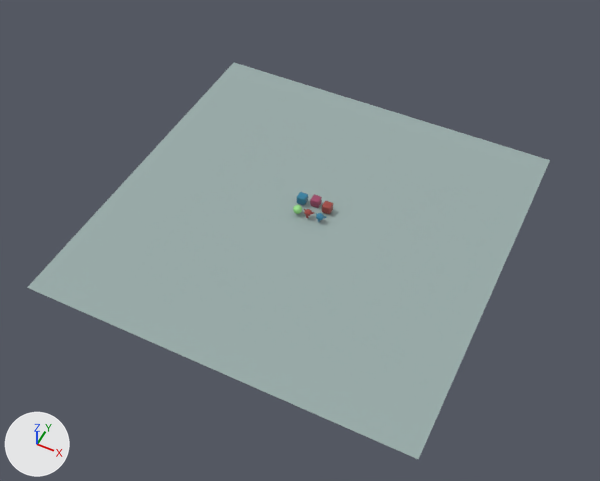
The glTF model docs/client/models/monkey.glb, before and after one commit.
One viewpoint serves both versions: a 50 mm lens placed at (54.6, -113.3, 131.6), pointed at (-1.4, -1.2, -8.5). The lights are fixed; the arrows at lower left show +X, +Y and +Z.

Objects in the first picture: 'BlueCube', 'Plane'.
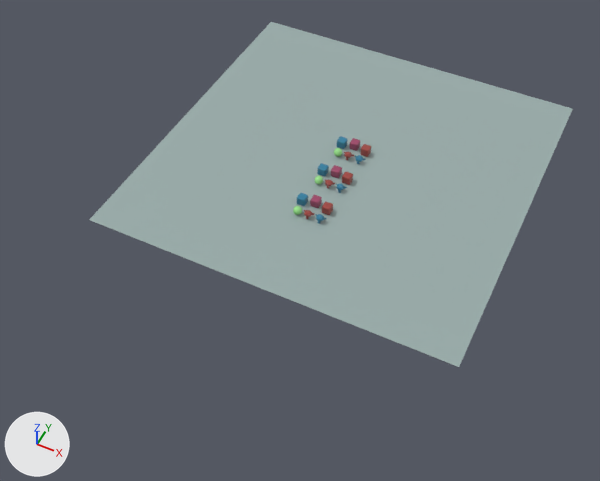
What differs and where, as boxes (x1, y1, x2, y2) in the pictures (600 x 481 px):
'Plane', moved: before (27, 63, 550, 459); after (89, 22, 573, 367)
'BlueCube', moved: before (297, 192, 308, 205); after (297, 193, 308, 206)
'PurpleCube.001', added: after (331, 165, 342, 178)
'Redcube.001', added: after (342, 172, 353, 185)
'BlueCube.001', added: after (318, 163, 329, 176)
'Redcube.002', added: after (360, 144, 371, 157)
'PurpleCube.002', added: after (350, 138, 360, 151)
'BlueCube.002', added: after (337, 136, 347, 149)
'GreenSphere.001', added: after (314, 176, 323, 184)
'GreenSphere.002', added: after (334, 148, 342, 157)
'Object.001', added: after (336, 183, 347, 193)
'Suzanne.001', added: after (325, 179, 335, 189)
'Object.002', added: after (355, 155, 365, 164)
'Suzanne.002', added: after (344, 152, 354, 160)

Diff of the bpy script that builds the scene:
```diff
--- a/docs/client/models/monkey.glb.py
+++ b/docs/client/models/monkey.glb.py
@@ ob_plane @@
 ob_plane = bpy.data.objects.new('Plane', me_plane)
-ob_plane.location = (0.0, -0.7, -1.3)
+ob_plane.location = (0.0, 20.4, -1.3)
 ob_plane.scale = (-42.6, -42.6, -42.6)
@@ ob_bluecube @@
 ob_bluecube = bpy.data.objects.new('BlueCube', me_cube_003)
-ob_bluecube.location = (-3.1, 3.4, 0.0)
+ob_bluecube.location = (-3.1, 3.4, -0.3)
@@ ob_bluecube_002 @@
+ob_bluecube_002 = bpy.data.objects.new('BlueCube.002', me_cube_003.copy())  # the mesh of ob_bluecube
+ob_bluecube_002.location = (-3.1, 24.5, -0.3)
@@ ob_redcube_002 @@
+ob_redcube_002 = bpy.data.objects.new('Redcube.002', me_cube_011)  # 384 vertices, 764 faces; spans x -1.0..1.0, y -1.0..1.0, z -1.0..1.0; in mat_material_005 (red #a04842)
+ob_redcube_002.location = (3.0, 24.5, -0.2)
@@ ob_object_002 @@
+ob_object_002 = bpy.data.objects.new('Object.002', me_mesh_001.copy())  # the mesh of ob_object
+ob_object_002.location = (2.8, 21.1, -0.4)
@@ ob_suzanne_002 @@
+ob_suzanne_002 = bpy.data.objects.new('Suzanne.002', me_mesh_004)  # 2012 vertices, 3936 faces; spans x -1.33..1.33, y -0.82..0.78, z -0.97..0.94; in mat_material_005 (red #a04842)
+ob_suzanne_002.location = (0.0, 21.1, -0.3)
@@ ob_bluecube_001 @@
+ob_bluecube_001 = bpy.data.objects.new('BlueCube.001', me_cube_003.copy())  # the mesh of ob_bluecube
+ob_bluecube_001.location = (-3.1, 14.1, -0.3)
@@ ob_redcube_001 @@
+ob_redcube_001 = bpy.data.objects.new('Redcube.001', me_cube_008)  # 384 vertices, 764 faces; spans x -1.0..1.0, y -1.0..1.0, z -1.0..1.0; in mat_material_005 (red #a04842)
+ob_redcube_001.location = (3.0, 14.1, -0.2)
@@ ob_object_001 @@
+ob_object_001 = bpy.data.objects.new('Object.001', me_mesh_001.copy())  # the mesh of ob_object
+ob_object_001.location = (2.8, 10.7, -0.4)
@@ ob_suzanne_001 @@
+ob_suzanne_001 = bpy.data.objects.new('Suzanne.001', me_mesh_002)  # 2012 vertices, 3936 faces; spans x -1.33..1.33, y -0.82..0.78, z -0.97..0.94; in mat_material_005 (red #a04842)
+ob_suzanne_001.location = (0.0, 10.7, -0.3)
@@ ob_purplecube_002 @@
+ob_purplecube_002 = bpy.data.objects.new('PurpleCube.002', me_cube_006.copy())  # the mesh of ob_purplecube
+ob_purplecube_002.location = (-0.2, 25.4, -0.3)
@@ ob_greensphere_002 @@
+ob_greensphere_002 = bpy.data.objects.new('GreenSphere.002', me_sphere_003)  # a UV sphere (32 segments, 16 rings, poles along z) spanning x -1.0..1.0, y -1.0..1.0, z -1.0..1.0; in mat_material_003 (green #9de78e)
+ob_greensphere_002.location = (-2.6, 21.1, -0.3)
@@ ob_purplecube_001 @@
+ob_purplecube_001 = bpy.data.objects.new('PurpleCube.001', me_cube_006.copy())  # the mesh of ob_purplecube
+ob_purplecube_001.location = (-0.2, 14.9, -0.3)
@@ ob_greensphere_001 @@
+ob_greensphere_001 = bpy.data.objects.new('GreenSphere.001', me_sphere_003.copy())
+ob_greensphere_001.location = (-2.6, 10.7, -0.3)
```
